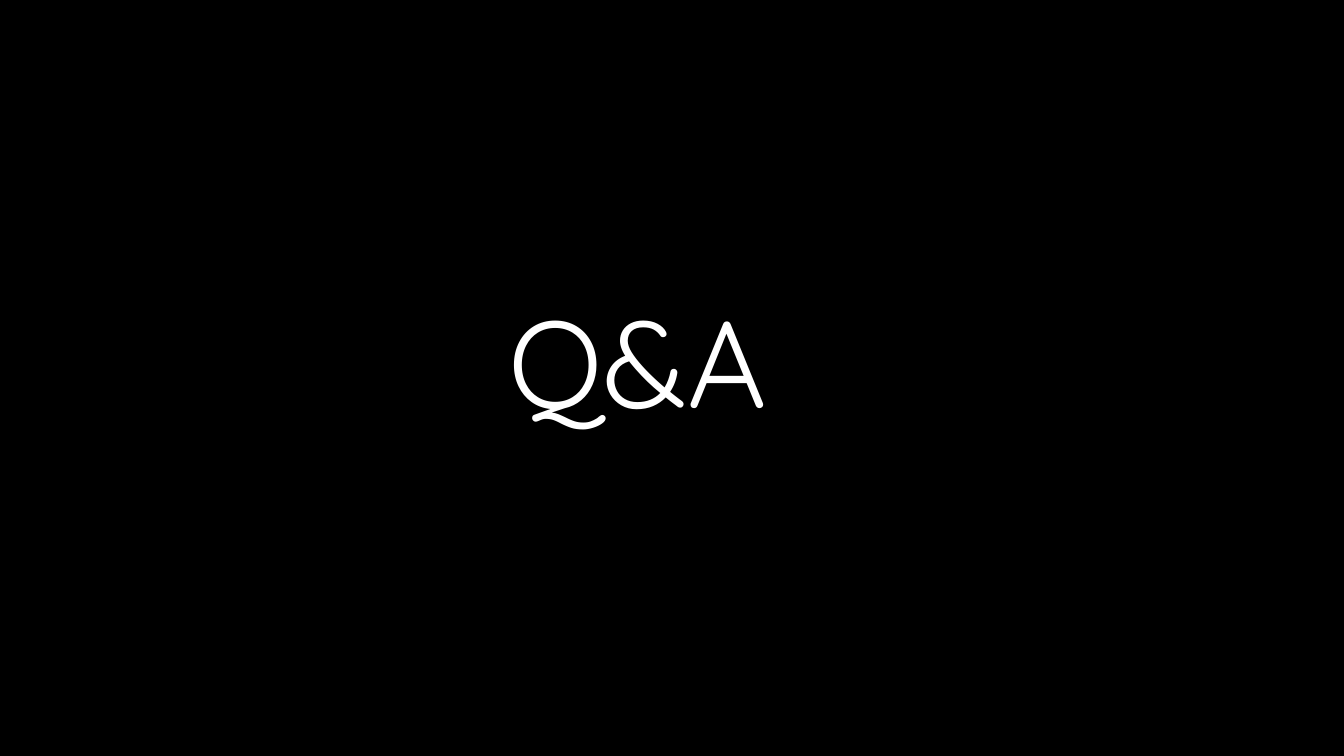
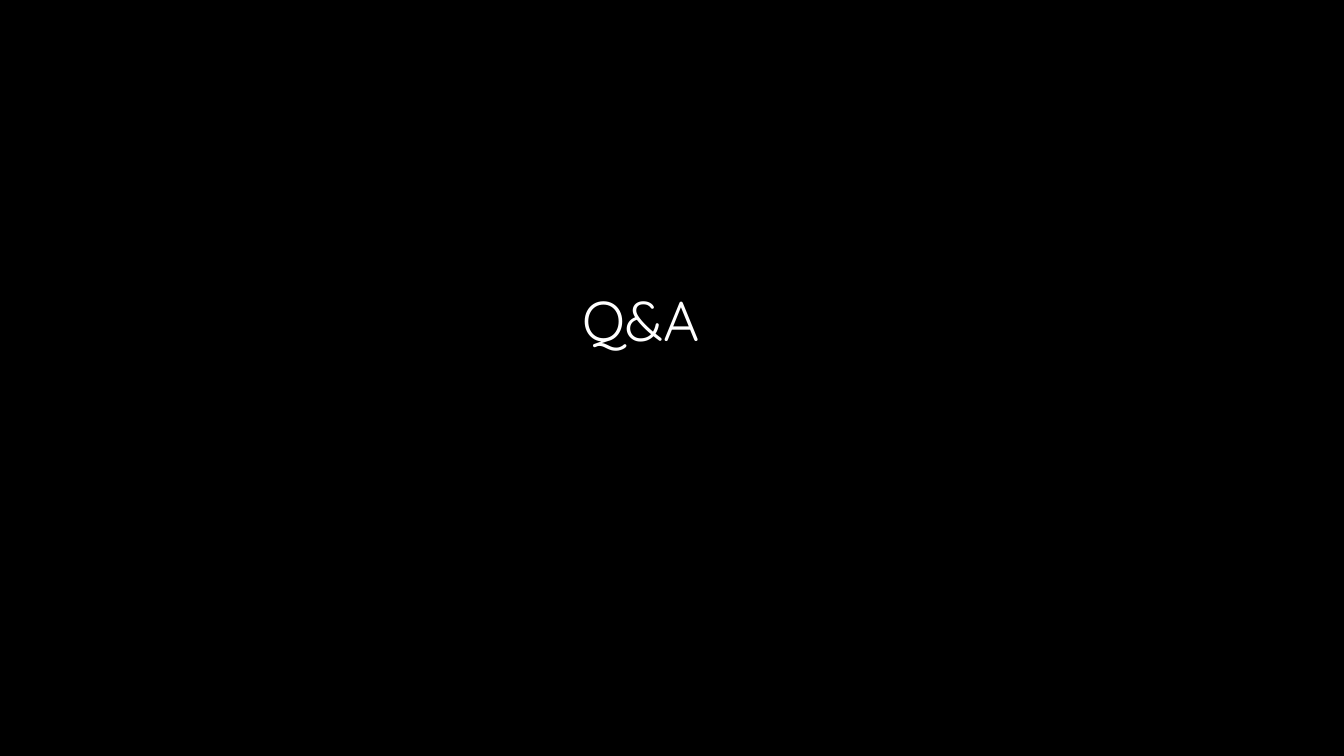
Before and after one commit to leojo95/Database, a slide deck: slide 10 of Football Club Transfer market Management system.pptx (slide 7 before the commit). Drawn at 1344x756 pixels with LibreOffice and Linux fonts; fonts in the diff are those of the drawing; background and template pictures are left out. Boxes give left, top, right and bottom in pixels: in the first picture for what was removed or moved away, otherwise in the second. Text is boxed around its words. In the diff, an @@ line names an element or a change of style, - is before the commit and + after.

```diff
--- a/Football Club Transfer market Management system.pptx
+++ b/Football Club Transfer market Management system.pptx
@@ title "Q&A": place and size @@
-title "Q&A" at box(508, 320, 767, 430)
+title "Q&A" at box(582, 301, 700, 351)
@@ title "Q&A" at box(582, 301, 700, 351): size 88 to 40 pt; less space between paragraphs; vertical alignment top to middle @@
```
Also in this commit, not shown: 2 other slides changed, 3 slides added.
